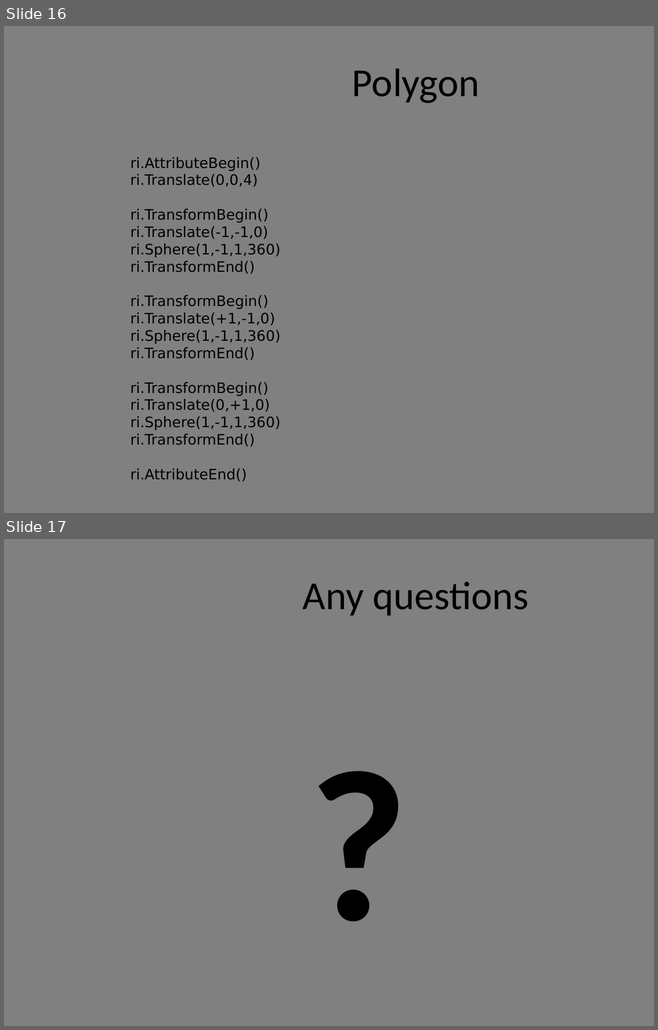
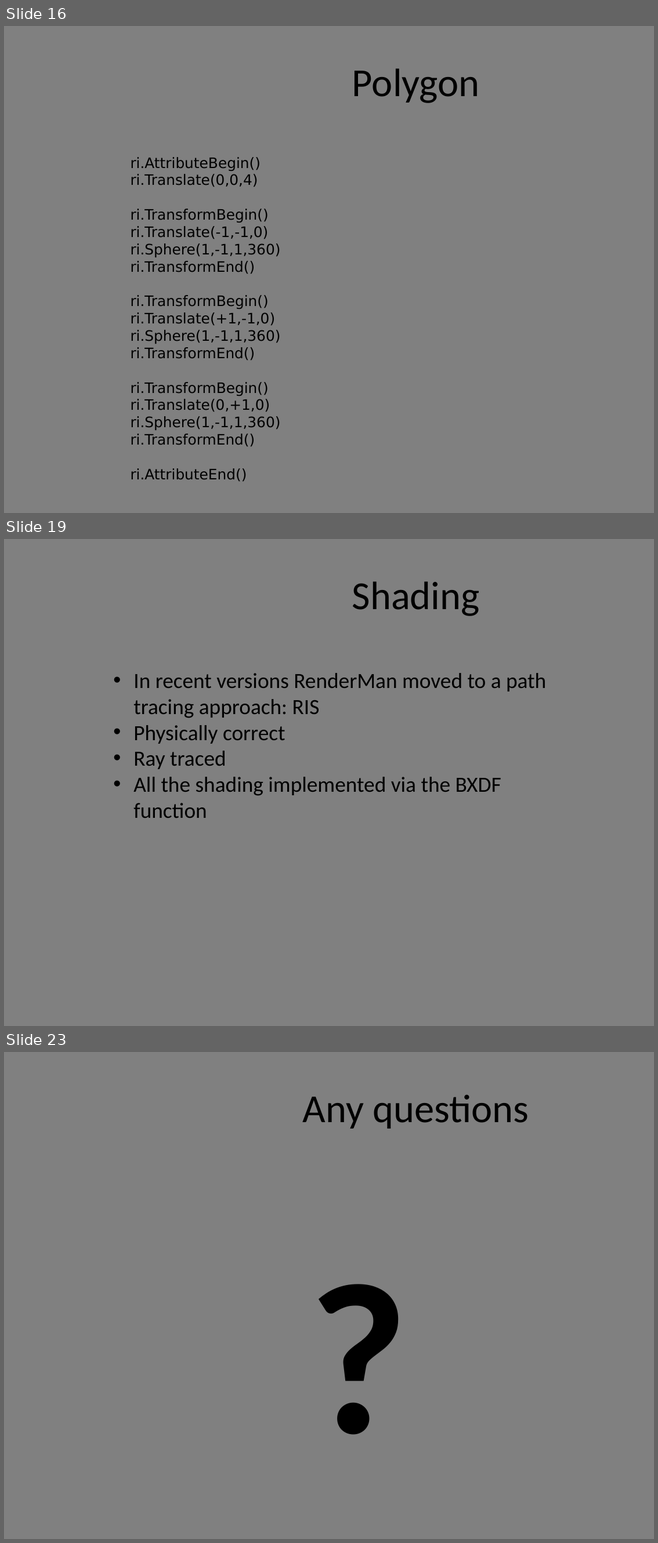
Before and after one commit to griffin2000/PRManForPythonCourse, a slide deck: PyRM.pptx. Shown one above the other, each under a label of ours: slides 16 and 17 before the commit, slides 16, 19 and 23 after it; the slides between them are not shown. The pictures are 658x1030 and 658x1543 pixels, drawn with LibreOffice and Linux fonts; fonts in the diff are those of the drawing; background and template pictures are left out. Boxes give left, top, right and bottom in pixels: in the first picture for what was removed or moved away, otherwise in the second. Text is boxed around its words. In the diff, an @@ line names an element or a change of style, - is before the commit and + after.

```diff
--- a/PyRM.pptx
+++ b/PyRM.pptx
@@ slide 19 added at bbox=[4, 539, 654, 1026], background #808080 @@
@@ title added at bbox=[352, 581, 480, 616], 44 pt, text #000000 @@
+Shading
@@ text added at bbox=[133, 673, 546, 818], 24 pt, text #000000 @@
+• In recent versions RenderMan moved to a path tracing approach: RIS
+• Physically correct
+• Ray traced
+• All the shading implemented via the BXDF function
@@ what was slide 17 is now slide 23 @@
```
Also in this commit, not shown: 5 other slides added, 3 other files.
